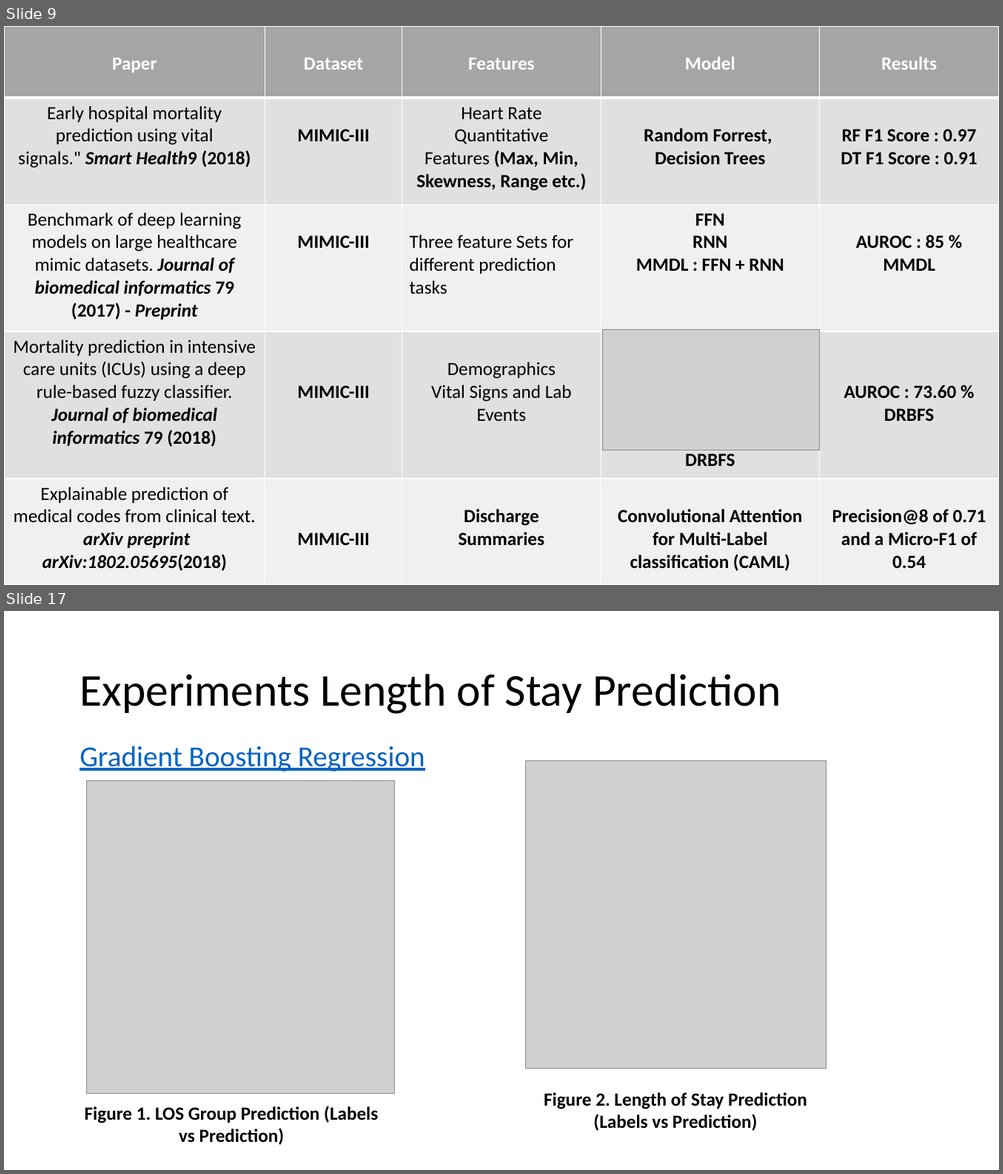
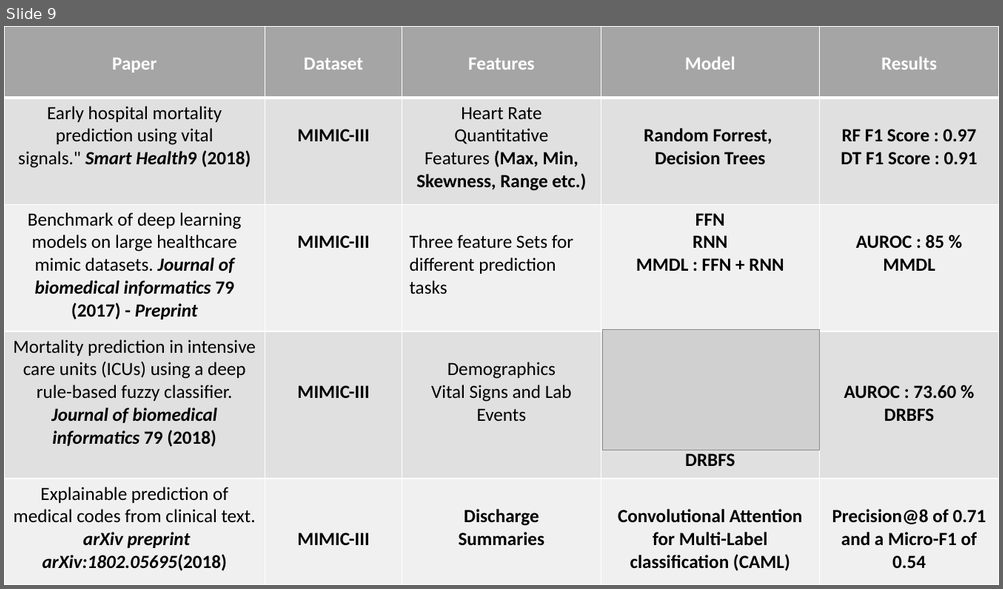
Before and after one commit to fmqbl/Predicting-Post-Procedural-Complications-Using-MIMICIII, a slide deck: ClinicalOutcomes.pptx. Shown one above the other, each under a label of ours: slides 9 and 17 before the commit, slide 9 after it; the slides between them are not shown. The pictures are 1003x1174 and 1003x589 pixels, drawn with LibreOffice and Linux fonts; fonts in the diff are those of the drawing; grey boxes stand for pictures. Boxes give left, top, right and bottom in pixels: in the first picture for what was removed or moved away, otherwise in the second. Text is boxed around its words. In the diff, an @@ line names an element or a change of style, - is before the commit and + after.

```diff
--- a/ClinicalOutcomes.pptx
+++ b/ClinicalOutcomes.pptx
@@ slide 17 removed at (x1=4, y1=611, x2=999, y2=1170), background #FFFFFF @@
@@ title removed at (x1=79, y1=674, x2=781, y2=714) @@
-Experiments Length of Stay Prediction
@@ text removed at (x1=79, y1=746, x2=425, y2=772) @@
-Gradient Boosting Regression
@@ picture removed at (x1=526, y1=761, x2=826, y2=1068) @@
@@ picture removed at (x1=87, y1=781, x2=395, y2=1093) @@
@@ text removed at (x1=543, y1=1093, x2=807, y2=1131) @@
-Figure 2. Length of Stay Prediction (Labels vs Prediction)
@@ text removed at (x1=85, y1=1106, x2=378, y2=1145) @@
-Figure 1. LOS Group Prediction (Labels vs Prediction)
```
Also in this commit, not shown: 6 slides changed, 19 slides added, 13 other slides removed, 1 other file.
